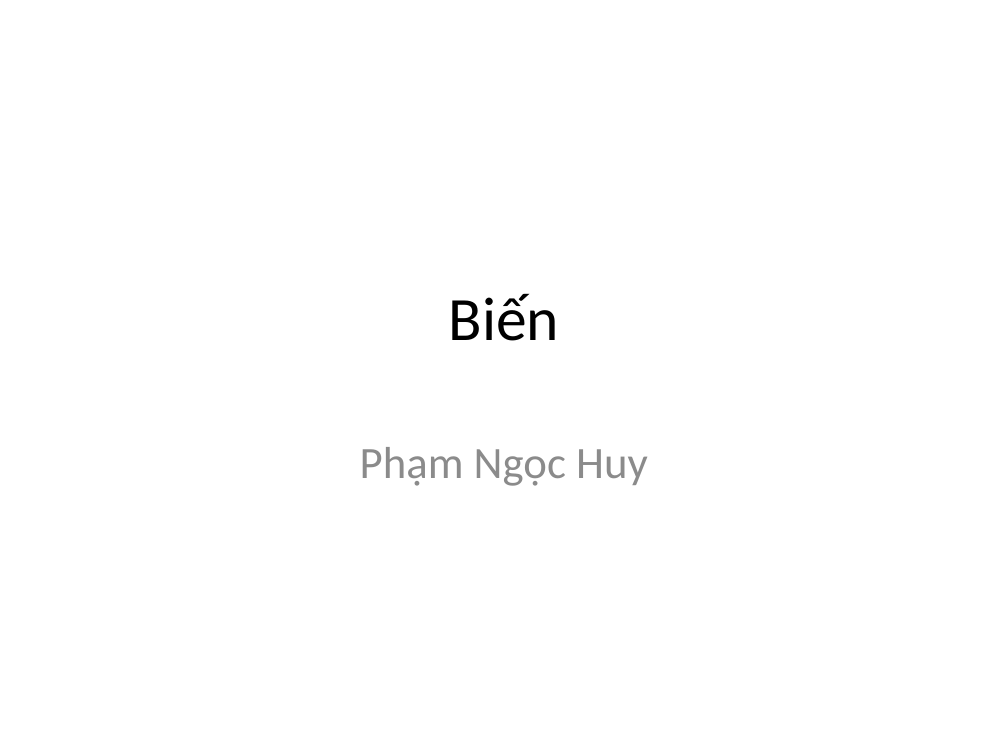
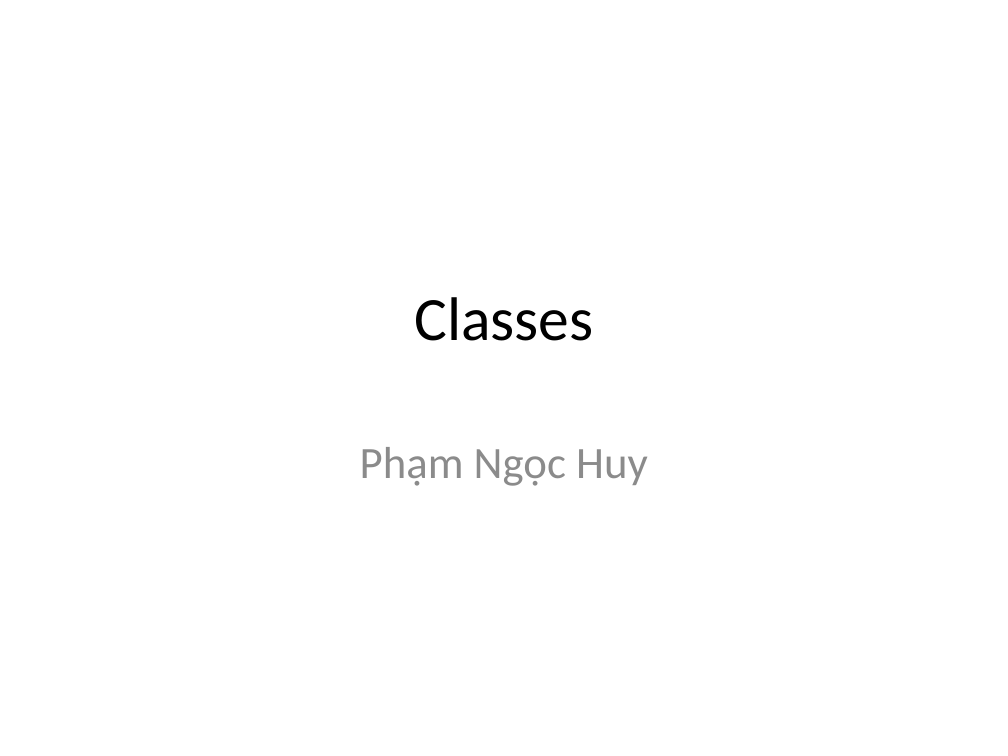
Before and after one commit to phithanh97cs/T3H, a slide deck: slide 1 of 4. Ebook/Java Core/Classes and Object.pptx. Drawn at 1008x756 pixels with LibreOffice and Linux fonts; fonts in the diff are those of the drawing. Boxes give left, top, right and bottom in pixels: in the first picture for what was removed or moved away, otherwise in the second. Text is boxed around its words. In the diff, an @@ line names an element or a change of style, - is before the commit and + after.

```diff
--- a/4. Ebook/Java Core/Classes and Object.pptx
+++ b/4. Ebook/Java Core/Classes and Object.pptx
@@ title at box(414, 297, 593, 341): text changed @@
-Biến
+Classes
```
Also in this commit, not shown: 1 other slide changed.
